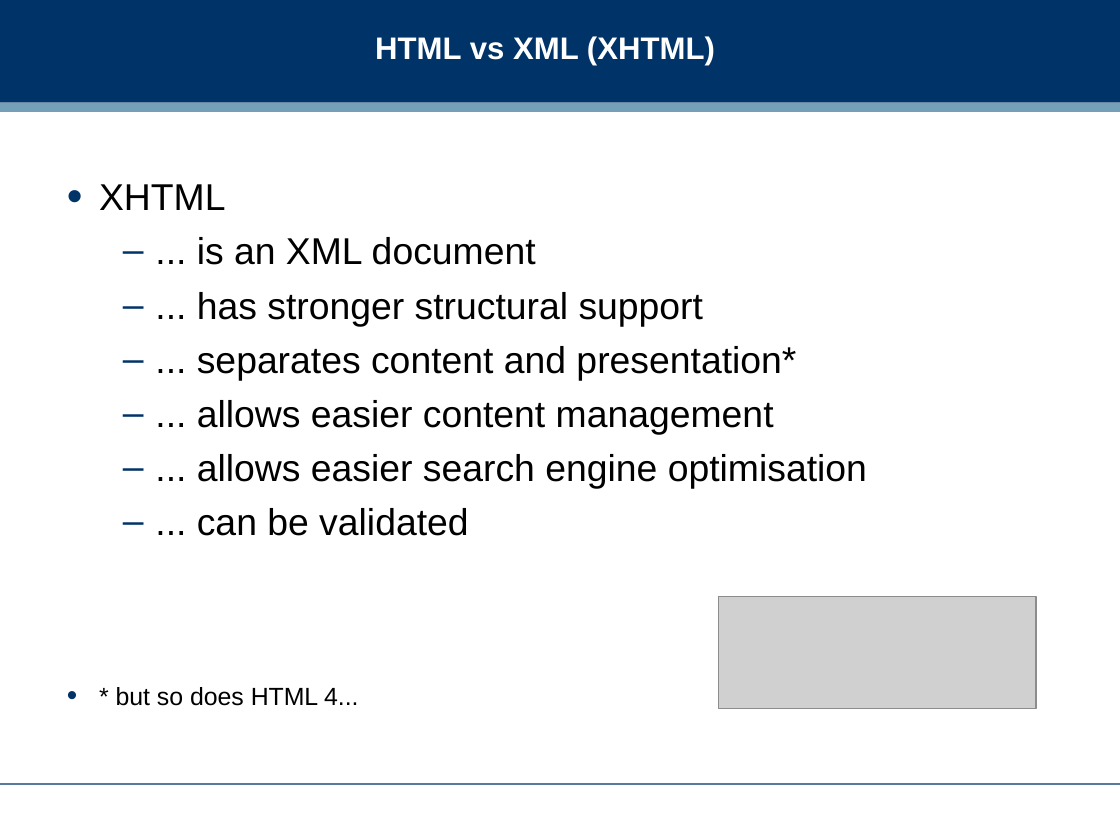
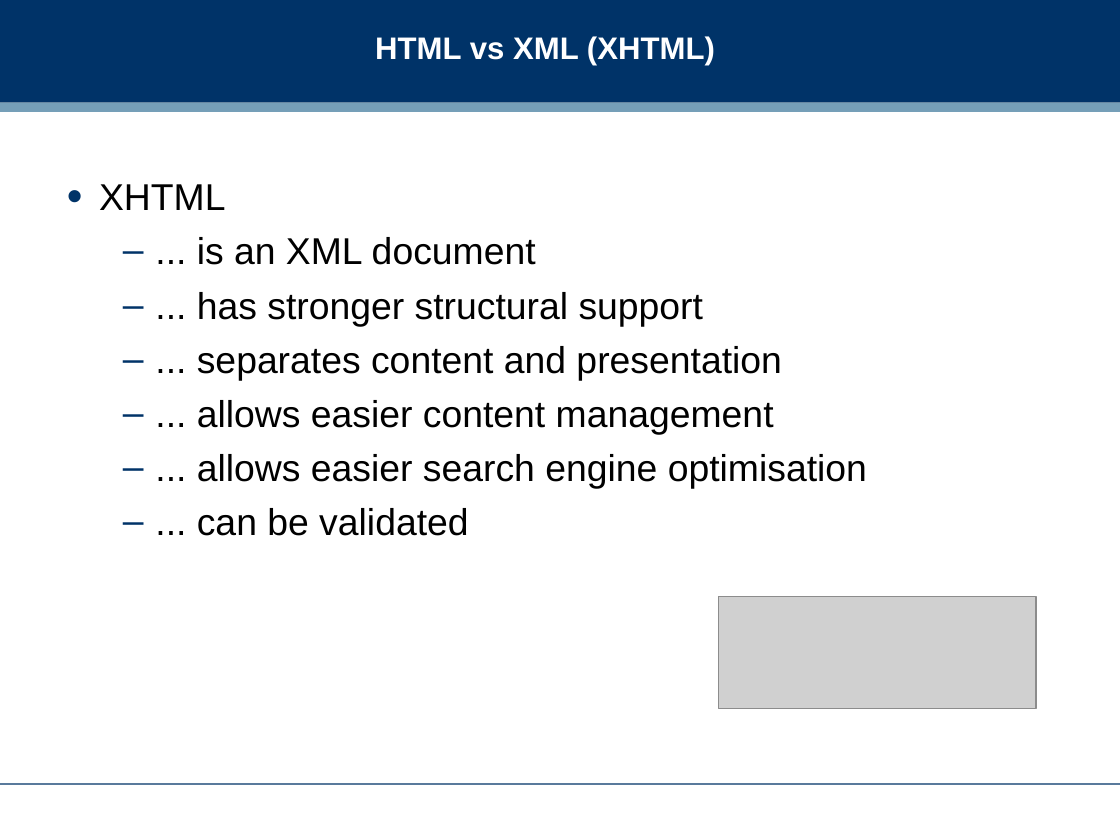
Before and after one commit to dreamind/ix, a slide deck: slide 14 of lectures/presenting-data/html.ppt (slide 12 before the commit). Drawn at 1120x840 pixels with LibreOffice and Linux fonts; fonts in the diff are those of the drawing; grey boxes stand for pictures; background and template pictures are left out. Boxes give left, top, right and bottom in pixels: in the first picture for what was removed or moved away, otherwise in the second. Text is boxed around its words. In the diff, an @@ line names an element or a change of style, - is before the commit and + after.

Commit message:
Updating HTML slides and landing page

```diff
--- a/lectures/presenting-data/html.ppt
+++ b/lectures/presenting-data/html.ppt
@@ text at (197,346,781,380): text changed @@
-  – ... separates content and presentation*
+  – ... separates content and presentation
@@ text at (116,687,358,706): paragraph removed @@
-• * but so does HTML 4...
```
Also in this commit, not shown: 9 other slides changed, 6 slides added, 3 slides removed, 1 other file.
